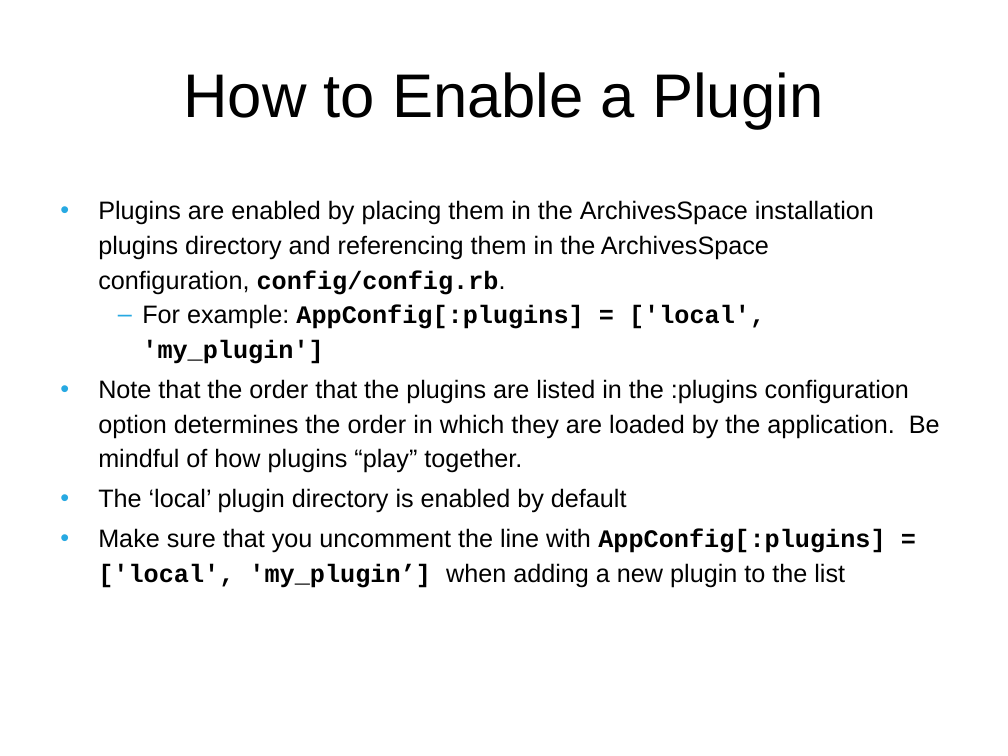
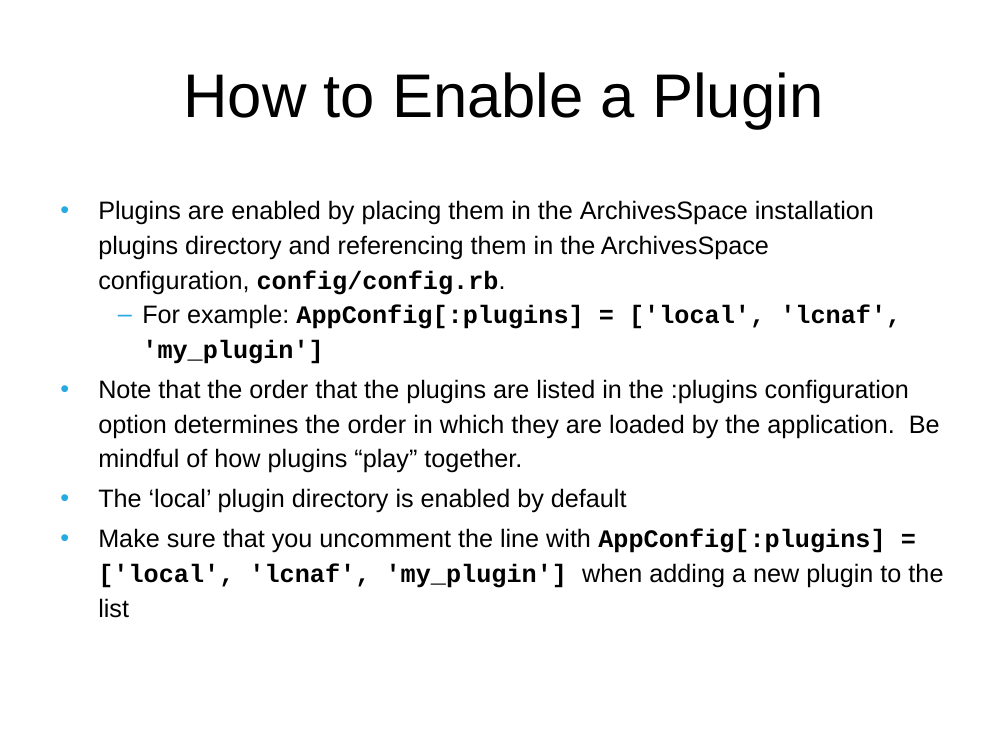
Before and after one commit to archivesspace/tech-docs, a slide deck: slide 21 of customization/customizing_PUI_examples/OnlineForumCustomizing.pptx. Drawn at 1008x756 pixels with LibreOffice and Linux fonts; fonts in the diff are those of the drawing; background and template pictures are left out. Boxes give left, top, right and bottom in pixels: in the first picture for what was removed or moved away, otherwise in the second. Text is boxed around its words. In the diff, an @@ line names an element or a change of style, - is before the commit and + after.

```diff
--- a/customization/customizing_PUI_examples/OnlineForumCustomizing.pptx
+++ b/customization/customizing_PUI_examples/OnlineForumCustomizing.pptx
@@ text at (142, 304, 901, 364): text changed @@
-  – For example: AppConfig[:plugins] = ['local', 'my_plugin']
+  – For example: AppConfig[:plugins] = ['local', 'lcnaf', 'my_plugin']
@@ text at (98, 528, 943, 618): text changed @@
-• Make sure that you uncomment the line with AppConfig[:plugins] = ['local', 'my_plugin’] when adding a new plugin to the list
+• Make sure that you uncomment the line with AppConfig[:plugins] = ['local', 'lcnaf', 'my_plugin'] when adding a new plugin to the list
```
Also in this commit, not shown: 4 other slides changed.
